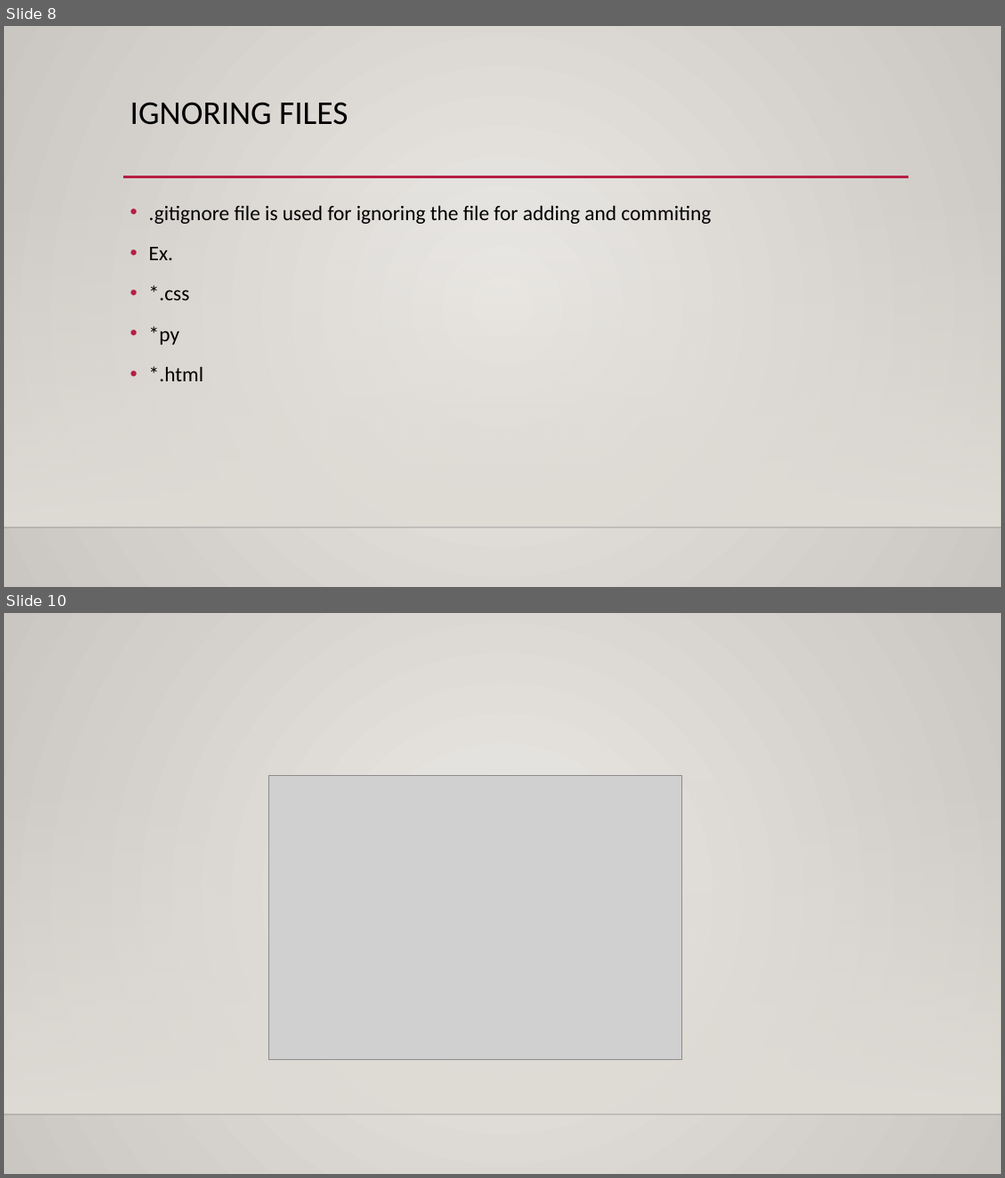
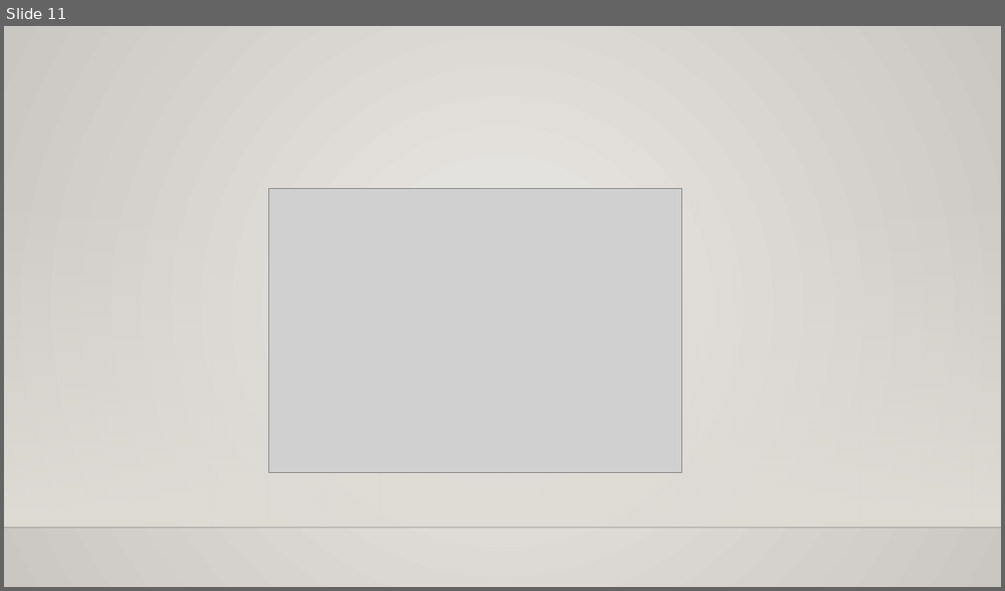
Before and after one commit to sushmithakongi/Infobell-Openshift-Daily-Work, a slide deck: Git And GitHub.pptx. Shown one above the other, each under a label of ours: slides 8 and 10 before the commit, slide 11 after it; the slides between them are not shown. The pictures are 1005x1178 and 1005x591 pixels, drawn with LibreOffice and Linux fonts; fonts in the diff are those of the drawing; grey boxes stand for pictures; background and template pictures are left out. Boxes give left, top, right and bottom in pixels: in the first picture for what was removed or moved away, otherwise in the second. Text is boxed around its words. In the diff, an @@ line names an element or a change of style, - is before the commit and + after.

```diff
--- a/Git And GitHub.pptx
+++ b/Git And GitHub.pptx
@@ slide 8 removed at [4,26,1001,587], background gradient #ECEAE7 to #CAC7C1; not listed: 2 template elements that a slide beside it also shows @@
@@ title removed at [130,102,348,125] @@
-IGNORING FILES
@@ line removed from (123, 177) to (909, 177) @@
@@ text removed at [149,205,711,381] @@
-• .gitignore file is used for ignoring the file for adding and commiting
-• Ex.
-• *.css
-• *py
-• *.html
@@ what was slide 10 is now slide 11 @@
```
Also in this commit, not shown: 2 slides changed, 8 slides added, 6 other slides removed, 1 other file.
